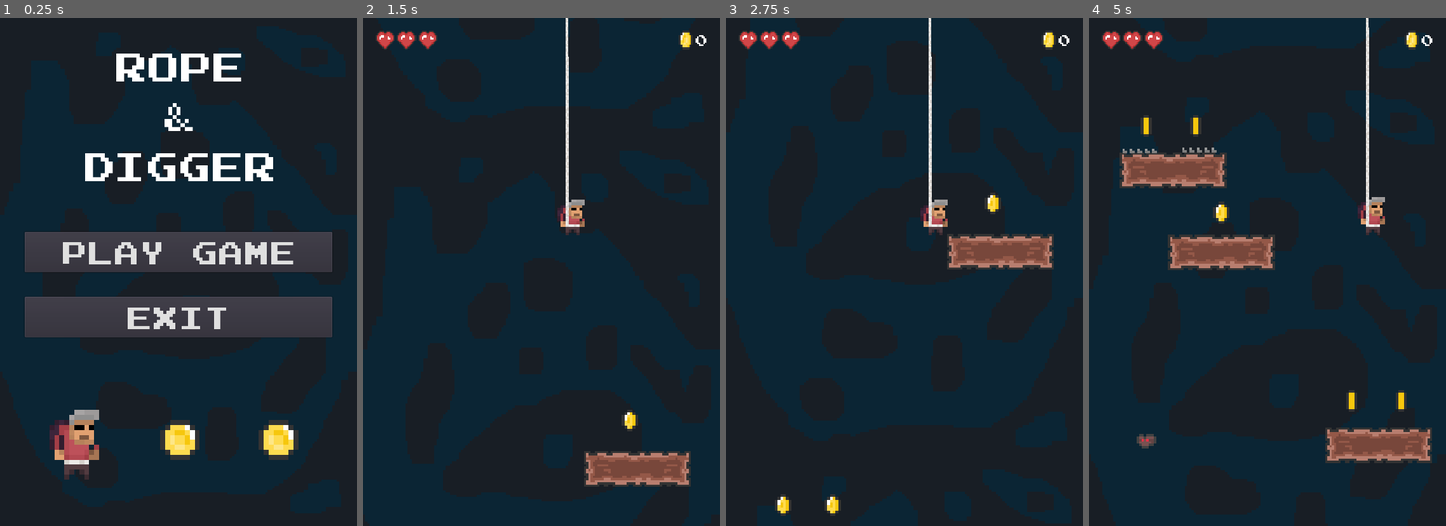
Above: before the commit, frames 1-4 (left to right).
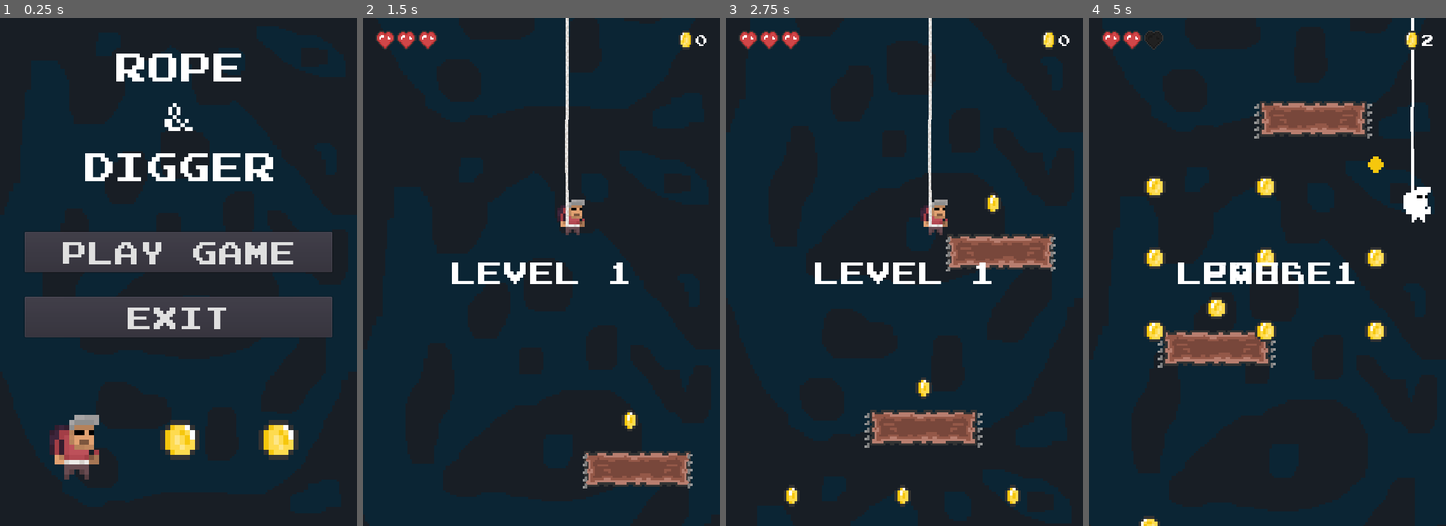
Above: after the commit, the same moments.

Repository: drxwat/rope-and-digger-game
Game: Godot game, scene res://level/start-screen/StartScreen.tscn
The game is run twice, just before and just after one commit, with the same random seed, the same clock (stepped at 60 frames per second) and the same inputs. Sound files missing from this copy of the repository are replaced by a short silence.
Inputs (mouse positions are in pixels of both pictures, inside the frame that each line leads up to):
- Up to frame 1 (0.25 s): no input
- Up to frame 2 (1.5 s): click "PLAY GAME" at 0.5 s; move the mouse to (620, 246) at 1.27 s; hold D (move_right) from 1.28 s (still down); click (620, 246) at 1.42 s
- Up to frame 3 (2.75 s): keep holding D (move_right); move the mouse to (833, 297) at 2.02 s
- Up to frame 4 (5 s): move the mouse to (1303, 160) at 2.77 s; release D (move_right) at 2.78 s; hold A (move_left) 2.78-3.53 s; move the mouse to (1249, 373) at 3.52 s; hold D (move_right) from 3.53 s (still down); click (1249, 373) at 3.67 s; move the mouse to (1374, 348) at 4.27 s; tap Escape (ui_cancel) at 4.9 s

The runs differ from the first frame. In frame 1, 1.1% of the frame differs, in the area x 13-79%, y 77-91%; in frame 2, 1.1%; in frame 3, 4.1%; in frame 4, 15%, in the area x 8-97%, y 0-100%.

Commit message:
balance changes

Diff:
--- a/core/Global.gd
+++ b/core/Global.gd
@@ -31,7 +31,7 @@
 	get_tree().paused = show_pause_sceen
 
 func start_new_game():
-	is_game_started = true
+	var is_game_started = false
 	goto_scene(game_scene)
 
 func exit_game():
--- a/core/coin/Coin.tscn
+++ b/core/coin/Coin.tscn
@@ -80,7 +80,7 @@
 scale = Vector2( 5.5, 5.5 )
 frames = SubResource( 14 )
 animation = "idle"
-frame = 3
+frame = 1
 playing = true
 
 [node name="PickUpPlayer" type="AudioStreamPlayer" parent="."]
--- /dev/null
+++ b/core/coin/CoinPattern.gd
@@ -0,0 +1,4 @@
+extends Node2D
+
+func on_screen_exited():
+	queue_free()
--- /dev/null
+++ b/core/coin/pattern-1/CoinPattern1.tscn
@@ -0,0 +1,32 @@
+[gd_scene load_steps=3 format=2]
+
+[ext_resource path="res://core/coin/Coin.tscn" type="PackedScene" id=1]
+[ext_resource path="res://core/coin/CoinPattern.gd" type="Script" id=2]
+
+[node name="CoinPattern1" type="Node2D"]
+script = ExtResource( 2 )
+
+[node name="Coin" parent="." instance=ExtResource( 1 )]
+position = Vector2( 72.7326, 52.3251 )
+
+[node name="Coin2" parent="." instance=ExtResource( 1 )]
+position = Vector2( 159.63, 167.157 )
+
+[node name="Coin3" parent="." instance=ExtResource( 1 )]
+position = Vector2( 245.039, 265.084 )
+
+[node name="Coin4" parent="." instance=ExtResource( 1 )]
+position = Vector2( 336.38, 355.001 )
+
+[node name="Coin5" parent="." instance=ExtResource( 1 )]
+position = Vector2( 419.14, 457.391 )
+
+[node name="Coin6" parent="." instance=ExtResource( 1 )]
+position = Vector2( 518.836, 557.106 )
+
+[node name="Coin7" parent="." instance=ExtResource( 1 )]
+position = Vector2( 616.72, 672.856 )
+
+[node name="VisibilityNotifier2D" type="VisibilityNotifier2D" parent="."]
+rect = Rect2( 0, 0, 720, 720 )
+[connection signal="screen_exited" from="VisibilityNotifier2D" to="." method="on_screen_exited"]
--- /dev/null
+++ b/core/coin/pattern-2/CoinPattern2.tscn
@@ -0,0 +1,38 @@
+[gd_scene load_steps=3 format=2]
+
+[ext_resource path="res://core/coin/Coin.tscn" type="PackedScene" id=1]
+[ext_resource path="res://core/coin/CoinPattern.gd" type="Script" id=2]
+
+[node name="CoinPattern2" type="Node2D"]
+script = ExtResource( 2 )
+
+[node name="Coin" parent="." instance=ExtResource( 1 )]
+position = Vector2( 132.936, 70.7107 )
+
+[node name="Coin2" parent="." instance=ExtResource( 1 )]
+position = Vector2( 132.936, 214.196 )
+
+[node name="Coin3" parent="." instance=ExtResource( 1 )]
+position = Vector2( 132.936, 361.504 )
+
+[node name="Coin4" parent="." instance=ExtResource( 1 )]
+position = Vector2( 356.615, 70.7107 )
+
+[node name="Coin5" parent="." instance=ExtResource( 1 )]
+position = Vector2( 356.615, 214.196 )
+
+[node name="Coin6" parent="." instance=ExtResource( 1 )]
+position = Vector2( 356.615, 361.504 )
+
+[node name="Coin7" parent="." instance=ExtResource( 1 )]
+position = Vector2( 578.611, 70.7107 )
+
+[node name="Coin8" parent="." instance=ExtResource( 1 )]
+position = Vector2( 578.611, 214.196 )
+
+[node name="Coin9" parent="." instance=ExtResource( 1 )]
+position = Vector2( 578.611, 361.504 )
+
+[node name="VisibilityNotifier2D" type="VisibilityNotifier2D" parent="."]
+rect = Rect2( 0, 0, 720, 500 )
+[connection signal="screen_exited" from="VisibilityNotifier2D" to="." method="on_screen_exited"]
--- /dev/null
+++ b/core/cristall/Cristall.gd
@@ -0,0 +1,7 @@
+extends StaticBody2D
+class_name Cristall
+
+func pick_up():
+	$PickUpPlayer.play()
+	yield($PickUpPlayer, "finished")
+	queue_free()
--- /dev/null
+++ b/core/cristall/Cristall.tscn
@@ -0,0 +1,69 @@
+[gd_scene load_steps=15 format=2]
+
+[ext_resource path="res://assets/crystal.png" type="Texture" id=1]
+[ext_resource path="res://assets/sfx_and_music/pickup_Coin.wav" type="AudioStream" id=2]
+[ext_resource path="res://core/cristall/Cristall.gd" type="Script" id=3]
+
+[sub_resource type="CircleShape2D" id=11]
+radius = 30.0
+
+[sub_resource type="AtlasTexture" id=1]
+atlas = ExtResource( 1 )
+region = Rect2( 0, 0, 16, 16 )
+
+[sub_resource type="AtlasTexture" id=2]
+atlas = ExtResource( 1 )
+region = Rect2( 16, 0, 16, 16 )
+
+[sub_resource type="AtlasTexture" id=3]
+atlas = ExtResource( 1 )
+region = Rect2( 32, 0, 16, 16 )
+
+[sub_resource type="AtlasTexture" id=4]
+atlas = ExtResource( 1 )
+region = Rect2( 48, 0, 16, 16 )
+
+[sub_resource type="AtlasTexture" id=5]
+atlas = ExtResource( 1 )
+region = Rect2( 64, 0, 16, 16 )
+
+[sub_resource type="AtlasTexture" id=6]
+atlas = ExtResource( 1 )
+region = Rect2( 80, 0, 16, 16 )
+
+[sub_resource type="AtlasTexture" id=7]
+atlas = ExtResource( 1 )
+region = Rect2( 0, 16, 16, 16 )
+
+[sub_resource type="AtlasTexture" id=8]
+atlas = ExtResource( 1 )
+region = Rect2( 16, 16, 16, 16 )
+
+[sub_resource type="AtlasTexture" id=9]
+atlas = ExtResource( 1 )
+region = Rect2( 32, 16, 16, 16 )
+
+[sub_resource type="SpriteFrames" id=10]
+animations = [ {
+"frames": [ SubResource( 1 ), SubResource( 2 ), SubResource( 3 ), SubResource( 4 ), SubResource( 5 ), SubResource( 6 ), SubResource( 7 ), SubResource( 8 ), SubResource( 9 ) ],
+"loop": true,
+"name": "default",
+"speed": 5.0
+} ]
+
+[node name="Cristall" type="StaticBody2D"]
+collision_layer = 4
+collision_mask = 0
+script = ExtResource( 3 )
+
+[node name="CollisionShape2D" type="CollisionShape2D" parent="."]
+shape = SubResource( 11 )
+
+[node name="AnimatedSprite" type="AnimatedSprite" parent="."]
+scale = Vector2( 5, 5 )
+frames = SubResource( 10 )
+frame = 3
+playing = true
+
+[node name="PickUpPlayer" type="AudioStreamPlayer2D" parent="."]
+stream = ExtResource( 2 )
--- a/core/player/Player.gd
+++ b/core/player/Player.gd
@@ -3,6 +3,7 @@
 
 signal coin_collected
 signal hp_changed
+signal dead
 
 export var speed := 300
 export var gravity := 350
@@ -22,12 +23,15 @@
 var coins := 0
 var hp := max_hp
 var take_damage_sfx : AudioStream = preload("res://assets/sfx_and_music/player_Take_Damage.wav")
+var level_up_sfx : AudioStream = preload("res://assets/sfx_and_music/player_Take_PowerUp.wav")
 var is_invulnarable := false
 
 func _ready():
 	emit_signal("hp_changed", hp)
 
 func _physics_process(delta):
+	if hp <= 0:
+		return
 	var move_dir := Vector2(0, gravity)
 	if Input.is_action_pressed("move_left"):
 		move_dir += Vector2(-speed, 0)
@@ -50,6 +54,20 @@
 
 	move_and_slide(move_dir, top_direction)
 
+func die_from_screen():
+	hp = 0
+	emit_signal("hp_changed", 0)
+	die()
+
+func level_up():
+	max_hp += 1
+	hp = max_hp
+	is_invulnarable = true
+	_play_sfx(level_up_sfx)
+	emit_signal("hp_changed", hp)
+	yield($AudioStreamPlayer2D, "finished")
+	is_invulnarable = false
+
 func take_damage():
 	if is_invulnarable:
 		return
@@ -61,11 +79,23 @@
 	var animation_name = yield(animation_player, "animation_finished")
 	if animation_name == "take_damage":
 		is_invulnarable = false
+	if hp <= 0:
+		die()
+
+func die():
+	is_invulnarable = true
+	animation_player.play("die")
+	yield(animation_player, "animation_finished")
+	emit_signal("dead")
 
 func pick_up(body: Node2D):
 	if body is Coin:
 		body.pick_up()
 		coins += 1
+		emit_signal("coin_collected", coins)
+	if body is Cristall:
+		body.pick_up()
+		coins += 10
 		emit_signal("coin_collected", coins)
 
 func _play_sfx(stream: AudioStream):
--- a/core/player/Player.tscn
+++ b/core/player/Player.tscn
@@ -41,7 +41,33 @@
 } ]
 
 [sub_resource type="Animation" id=8]
-resource_name = "take_damage"
+resource_name = "die"
+tracks/0/type = "value"
+tracks/0/path = NodePath("GFX/AnimatedSprite:position")
+tracks/0/interp = 1
+tracks/0/loop_wrap = true
+tracks/0/imported = false
+tracks/0/enabled = true
+tracks/0/keys = {
+"times": PoolRealArray( 0, 1 ),
+"transitions": PoolRealArray( 1, 1 ),
+"update": 0,
+"values": [ Vector2( 0, 0 ), Vector2( 0, 350 ) ]
+}
+tracks/1/type = "value"
+tracks/1/path = NodePath("GFX/Line2D2:position")
+tracks/1/interp = 1
+tracks/1/loop_wrap = true
+tracks/1/imported = false
+tracks/1/enabled = true
+tracks/1/keys = {
+"times": PoolRealArray( 0, 1 ),
+"transitions": PoolRealArray( 1, 1 ),
+"update": 0,
+"values": [ Vector2( 2.23769, -1.02383 ), Vector2( 2.238, 349 ) ]
+}
+
+[sub_resource type="Animation" id=9]
 length = 0.8
 tracks/0/type = "value"
 tracks/0/path = NodePath("GFX:modulate")
@@ -82,7 +108,16 @@
 [node name="Line2D" type="Line2D" parent="GFX"]
 position = Vector2( 2.23769, -1.02383 )
 scale = Vector2( 0.222222, 0.222222 )
-points = PoolVector2Array( -3.534, 25, -2.035, -800 )
+points = PoolVector2Array( -3.534, -150, -2.035, -800 )
+width = 40.0
+default_color = Color( 1, 1, 1, 1 )
+texture = ExtResource( 3 )
+texture_mode = 1
+
+[node name="Line2D2" type="Line2D" parent="GFX"]
+position = Vector2( 2.23769, -1.02383 )
+scale = Vector2( 0.222222, 0.222222 )
+points = PoolVector2Array( -3.534, 25, -2.035, -150 )
 width = 40.0
 default_color = Color( 1, 1, 1, 1 )
 texture = ExtResource( 3 )
@@ -104,5 +139,10 @@
 [node name="AudioStreamPlayer2D" type="AudioStreamPlayer2D" parent="."]
 
 [node name="AnimationPlayer" type="AnimationPlayer" parent="."]
-anims/take_damage = SubResource( 8 )
+anims/die = SubResource( 8 )
+anims/take_damage = SubResource( 9 )
+
+[node name="VisibilityNotifier2D" type="VisibilityNotifier2D" parent="."]
+rect = Rect2( -45, -40, 90, 90 )
 [connection signal="body_entered" from="PickUpArea" to="." method="pick_up"]
+[connection signal="screen_exited" from="VisibilityNotifier2D" to="." method="die_from_screen"]
--- /dev/null
+++ b/core/ui/dead-overlay/DeadOverlay.gd
@@ -0,0 +1,6 @@
+extends CenterContainer
+
+signal restart_game
+
+func on_restart_game():
+	emit_signal("restart_game")
--- /dev/null
+++ b/core/ui/dead-overlay/DeadOverlay.tscn
@@ -0,0 +1,34 @@
+[gd_scene load_steps=3 format=2]
+
+[ext_resource path="res://assets/fonts/fontMainScreen.tres" type="DynamicFont" id=1]
+[ext_resource path="res://core/ui/dead-overlay/DeadOverlay.gd" type="Script" id=2]
+
+[node name="DeadOverlay" type="CenterContainer"]
+anchor_right = 1.0
+anchor_bottom = 1.0
+script = ExtResource( 2 )
+__meta__ = {
+"_edit_use_anchors_": false
+}
+
+[node name="VBoxContainer" type="VBoxContainer" parent="."]
+margin_left = 89.0
+margin_top = 407.0
+margin_right = 631.0
+margin_bottom = 617.0
+custom_constants/separation = 50
+
+[node name="Label" type="Label" parent="VBoxContainer"]
+margin_right = 542.0
+margin_bottom = 77.0
+custom_fonts/font = ExtResource( 1 )
+text = "GAME OVER"
+align = 1
+
+[node name="Restart" type="Button" parent="VBoxContainer"]
+margin_top = 127.0
+margin_right = 542.0
+margin_bottom = 210.0
+custom_fonts/font = ExtResource( 1 )
+text = "PLAY AGAIN"
+[connection signal="pressed" from="VBoxContainer/Restart" to="." method="on_restart_game"]
--- a/core/ui/hp-bar/HPBar.gd
+++ b/core/ui/hp-bar/HPBar.gd
@@ -4,8 +4,13 @@
 var heart_full := preload("res://assets/heart_full.png")
 
 var is_initilized := false
+var max_hp
 
 func _initialize(hp):
+	max_hp = hp
+	for n in get_children():
+		remove_child(n)
+		n.queue_free()
 	for i in range(hp):
 		var texture_rect = TextureRect.new()
 		texture_rect.expand = true
@@ -17,7 +22,7 @@
 	is_initilized = true
 
 func update_health(value):
-	if not is_initilized:
+	if not is_initilized or value > max_hp:
 		_initialize(value)
 	for i in get_child_count():
 		var child = get_child(i)
--- /dev/null
+++ b/core/ui/level-overlay/NewLevelOverLay.tscn
@@ -0,0 +1,18 @@
+[gd_scene load_steps=2 format=2]
+
+[ext_resource path="res://assets/fonts/fontMainScreen.tres" type="DynamicFont" id=1]
+
+[node name="NewLevelOverLay" type="CenterContainer"]
+anchor_right = 1.0
+anchor_bottom = 1.0
+__meta__ = {
+"_edit_use_anchors_": false
+}
+
+[node name="Level" type="Label" parent="."]
+margin_left = 174.0
+margin_top = 473.0
+margin_right = 545.0
+margin_bottom = 550.0
+custom_fonts/font = ExtResource( 1 )
+text = "Level 1"
--- /dev/null
+++ b/core/ui/pause-overlay/PauseOverlay.gd
@@ -0,0 +1,5 @@
+extends Control
+
+
+func _ready():
+	Global.pause_screen = self
--- /dev/null
+++ b/core/ui/pause-overlay/PauseOverlay.tscn
@@ -0,0 +1,27 @@
+[gd_scene load_steps=3 format=2]
+
+[ext_resource path="res://assets/fonts/fontMainScreen.tres" type="DynamicFont" id=1]
+[ext_resource path="res://core/ui/pause-overlay/PauseOverlay.gd" type="Script" id=2]
+
+[node name="PauseOverlay" type="Control"]
+anchor_right = 1.0
+anchor_bottom = 1.0
+script = ExtResource( 2 )
+__meta__ = {
+"_edit_use_anchors_": false
+}
+
+[node name="CenterContainer" type="CenterContainer" parent="."]
+anchor_right = 1.0
+anchor_bottom = 1.0
+__meta__ = {
+"_edit_use_anchors_": false
+}
+
+[node name="Label" type="Label" parent="CenterContainer"]
+margin_left = 227.0
+margin_top = 473.0
+margin_right = 492.0
+margin_bottom = 550.0
+custom_fonts/font = ExtResource( 1 )
+text = "PAUSE"
--- a/level/main-level/MainLevel.gd
+++ b/level/main-level/MainLevel.gd
@@ -1,19 +1,41 @@
 extends Node2D
 
-export var platform_spawn_time := 3
 export var spikes_probability := 0.3
+export var side_spikes_probability := 0.1
 export var mooving_platform_probability := 0.4
 export var platform_speed_range := Vector2(150, 350)
+export var platform_spawn_distance := 450.0
+export var pattern_spawn_distance := 1500.0
+export var bat_timeout := 6
 
 onready var bg1 : Background = $Backgrounds/Background1
 onready var bottom_bg : Background = $Backgrounds/Background3
 onready var platforms_container := $Platforms
 onready var player := $Player
+onready var bat_timer := $Timers/BatTimer
+
+var complexity_change = {
+	"spikes_probability": 0.1,
+	"side_spikes_probability": 0.1,
+	"mooving_platform_probability": 0.05,
+	"platform_speed_range": Vector2(50, 50),
+	"platform_spawn_distance": -30,
+	"bat_timeout": -1,
+	"bat_start_level": 3,
+	"two_bats_start_level": 7,
+}
 
 var bg_height : float = 0
 var bg_width : float = 0
 var player_to_bottom_bg_normal_dist : float = 0
 var rng = RandomNumberGenerator.new()
+var next_platform_y: float
+var next_pattern_y: float
+
+var level := 1
+var coins_level := 50
+var next_coins_level := 100
+var spawn_two_bats := false
 
 enum PlatfromsTypes { SIMPLE }
 
@@ -21,27 +43,109 @@
 	PlatfromsTypes.SIMPLE: preload("res://core/platforms/platform-simple/PlatformSimple.tscn")
 }
 var coin_scene = preload("res://core/coin/Coin.tscn")
+var cristall_scene = preload("res://core/cristall/Cristall.tscn")
 var spikes_scene = preload("res://core/spikes/Spikes.tscn")
 var bat_sceene = preload("res://core/bat/Bat.tscn")
 
+var coin_patterns = {
+	0: preload("res://core/coin/pattern-1/CoinPattern1.tscn"),
+	1: preload("res://core/coin/pattern-2/CoinPattern2.tscn")
+}
+
 func _ready():
+	Global.is_game_started = true
 	rng.randomize()
+	$Timers/BatTimer.wait_time = bat_timeout
 	bg_height = $Backgrounds/Background1.texture.get_size().y * $Backgrounds/Background1.scale.y
 	bg_width =  $Backgrounds/Background1.texture.get_size().x * $Backgrounds/Background1.scale.x
 	player_to_bottom_bg_normal_dist = bottom_bg.position.y - player.position.y
-	$Timers/PlatformTimer.wait_time = platform_spawn_time
-
+
+func _physics_process(delta):
+	if player.position.y >= next_platform_y:
+		spawn_platform()
+		next_platform_y = player.position.y + platform_spawn_distance
+
+	if player.position.y >= next_pattern_y:
+		spawn_coin_pattern()
+		next_pattern_y = player.position.y + pattern_spawn_distance
+
+
+func check_for_level_up(coins):
+	if coins >= coins_level:
+		level += 1
+		level_up_player()
+		increese_complexity()
+		show_level_overlay()
+
+#var complexity_change = {
+#	"spikes_probability": 0.1,
+#	"side_spikes_probability": 0.1,
+#	"mooving_platform_probability": 0.05,
+#	"platform_speed_range": 50,
+#	"platform_spawn_distance": -30,
+#	"bat_timeout": -0.5,
+#	"bat_start_level": 3,
+#	"two_bats_start_level": 7,
+#}
+
+func increese_complexity():
+	spikes_probability += complexity_change.spikes_probability
+	side_spikes_probability += complexity_change.side_spikes_probability
+	mooving_platform_probability += complexity_change.mooving_platform_probability
+	platform_speed_range += complexity_change.platform_speed_range
+	platform_spawn_distance += complexity_change.platform_spawn_distance
+	if level >= complexity_change.bat_start_level:
+		bat_timer.wait_time += complexity_change.bat_timeout
+		bat_timer.start()
+	if level >= complexity_change.two_bats_start_level:
+		spawn_two_bats = true
+
+func show_level_overlay():
+	pass
+
+func level_up_player():
+	var next_fibonacci = coins_level + next_coins_level
+	coins_level = next_coins_level
+	next_coins_level = next_fibonacci
+	player.level_up()
+	increese_complexity()
+
+func show_game_over():
+	$CanvasLayer/DeadOverlay.show()
+	get_tree().paused = true
+
+func restart_level():
+	get_tree().paused = false
+	Global.start_new_game()
 
 func move_bg_to_bottom(background: Background):
 	background.position.y += 3 * bg_height
 	bottom_bg = background
 
+func spawn_coin_pattern():
+	var pattern_i = rng.randi_range(0, 1)
+	var pattern = coin_patterns[pattern_i].instance()
+	var distance_to_player = bottom_bg.position.y - player.position.y
+	var margin_bottom = player_to_bottom_bg_normal_dist - distance_to_player
+	var pattern_y_position = margin_bottom + bottom_bg.position.y
+	pattern.position = Vector2(0, pattern_y_position)
+	add_child(pattern)
+
 func spawn_platform():
 	var platform = _place_random_platrom()
-	_place_coin_on_platform(platform)
-	_place_spikes_on_platform(platform)
+	var has_spikes = _place_spikes_on_platform(platform)
+	if has_spikes:
+		_place_cristall_on_platform(platform)
+	else:
+		_place_coin_on_platform(platform)
+	_place_side_spikes_on_platform(platform)
 
 func spawn_bat():
+	_place_bat()
+	if spawn_two_bats:
+		_place_bat()
+
+func _place_bat():
 	var bat = bat_sceene.instance()
 	var y_position = get_viewport().size.y
 	bat.gravity = player.gravity - 100
@@ -55,7 +159,9 @@
 	platform.is_mooving = rng.randf_range(0, 1) > mooving_platform_probability
 	var distance_to_player = bottom_bg.position.y - player.position.y
 	var margin_bottom = player_to_bottom_bg_normal_dist - distance_to_player
-	var platform_y_position = margin_bottom + bottom_bg.position.y
+	var platform_spawn_deviation = platform_spawn_distance / 3.0
+	var platform_y_deviation = rng.randf_range(-platform_spawn_deviation, platform_spawn_deviation)
+	var platform_y_position = margin_bottom + bottom_bg.position.y + platform_y_deviation
 	platform.position = Vector2(0, platform_y_position)
 	platforms_container.add_child(platform)
 	var margin_side = platform.width / 2
@@ -63,20 +169,36 @@
 	return platform
 
 func _place_coin_on_platform(platform: Node2D):
-	var coins_amount = rng.randi_range(0, 1)
-	if coins_amount == 0:
-		return
 	var coin = coin_scene.instance()
 	platform.add_child(coin)
 	coin.position = Vector2(0, -80)
 
-func _place_spikes_on_platform(platform: Node2D):
+func _place_cristall_on_platform(platform: Node2D):
+	var cristall = cristall_scene.instance()
+	platform.add_child(cristall)
+	cristall.position = Vector2(0, -80)
+
+func _place_spikes_on_platform(platform: Node2D) -> bool:
 	var place_spikes = rng.randf_range(0, 1) <= spikes_probability
+	if not place_spikes:
+		return false
+	var spikes1 = spikes_scene.instance()
+	var spikes2 = spikes_scene.instance()
+	platform.add_child(spikes1)
+	platform.add_child(spikes2)
+	spikes1.position = Vector2(-platform.width / 4, -35)
+	spikes2.position = Vector2(platform.width / 4, -35)
+	return true
+
+func _place_side_spikes_on_platform(platform: Node2D):
+	var place_spikes = rng.randf_range(0, 1) <= side_spikes_probability
 	if not place_spikes:
 		return
 	var spikes1 = spikes_scene.instance()
 	var spikes2 = spikes_scene.instance()
 	platform.add_child(spikes1)
 	platform.add_child(spikes2)
-	spikes1.position = Vector2(-platform.width / 4, -35)
-	spikes2.position = Vector2(platform.width / 4, -35)
+	spikes1.position = Vector2(-platform.width / 2, 5)
+	spikes1.rotation_degrees = -90
+	spikes2.position = Vector2(platform.width / 2, 5)
+	spikes2.rotation_degrees = 90
--- a/level/main-level/MainLevel.tscn
+++ b/level/main-level/MainLevel.tscn
@@ -7,14 +7,25 @@
 [ext_resource path="res://core/background/Background.tscn" type="PackedScene" id=5]
 [ext_resource path="res://core/ui/hud/HUD.tscn" type="PackedScene" id=6]
 [ext_resource path="res://core/spikes/Spikes.tscn" type="PackedScene" id=7]
+[ext_resource path="res://core/ui/pause-overlay/PauseOverlay.tscn" type="PackedScene" id=8]
+[ext_resource path="res://core/ui/dead-overlay/DeadOverlay.tscn" type="PackedScene" id=9]
+[ext_resource path="res://core/ui/level-overlay/NewLevelOverLay.tscn" type="PackedScene" id=10]
 
 [node name="MainLevel" type="Node2D"]
 script = ExtResource( 1 )
-platform_spawn_time = 2
 
 [node name="CanvasLayer" type="CanvasLayer" parent="."]
 
 [node name="HUD" parent="CanvasLayer" instance=ExtResource( 6 )]
+
+[node name="PauseOverlay" parent="CanvasLayer" instance=ExtResource( 8 )]
+visible = false
+
+[node name="DeadOverlay" parent="CanvasLayer" instance=ExtResource( 9 )]
+pause_mode = 2
+visible = false
+
+[node name="NewLevelOverLay" parent="CanvasLayer" instance=ExtResource( 10 )]
 
 [node name="Backgrounds" type="Node2D" parent="."]
 
@@ -34,45 +45,27 @@
 [node name="Coin2" parent="Platforms/PlatformSimple2" instance=ExtResource( 3 )]
 position = Vector2( -15.3423, -97.5503 )
 
-[node name="PlatformSimple3" parent="Platforms" instance=ExtResource( 4 )]
-position = Vector2( 169.919, 2338.95 )
+[node name="Spikes" parent="Platforms/PlatformSimple2" instance=ExtResource( 7 )]
+position = Vector2( 100, 5 )
+rotation = 1.5708
 
-[node name="Coin3" parent="Platforms/PlatformSimple3" instance=ExtResource( 3 )]
-position = Vector2( -54.2986, -89.459 )
-
-[node name="Coin4" parent="Platforms/PlatformSimple3" instance=ExtResource( 3 )]
-position = Vector2( 45.5677, -89.4595 )
-
-[node name="Spikes" parent="Platforms/PlatformSimple3" instance=ExtResource( 7 )]
-position = Vector2( -67.268, -33.2188 )
-
-[node name="Spikes2" parent="Platforms/PlatformSimple3" instance=ExtResource( 7 )]
-position = Vector2( 53.15, -35 )
-
-[node name="PlatformSimple4" parent="Platforms" instance=ExtResource( 4 )]
-position = Vector2( 584.582, 2892.94 )
-
-[node name="Coin3" parent="Platforms/PlatformSimple4" instance=ExtResource( 3 )]
-position = Vector2( -54.2986, -89.459 )
-
-[node name="Coin4" parent="Platforms/PlatformSimple4" instance=ExtResource( 3 )]
-position = Vector2( 45.5677, -89.4595 )
+[node name="Spikes2" parent="Platforms/PlatformSimple2" instance=ExtResource( 7 )]
+position = Vector2( -100, 5 )
+rotation = -1.5708
 
 [node name="Player" parent="." instance=ExtResource( 2 )]
 position = Vector2( 360.278, 902.884 )
 
 [node name="Timers" type="Node" parent="."]
 
-[node name="PlatformTimer" type="Timer" parent="Timers"]
-autostart = true
-
 [node name="BatTimer" type="Timer" parent="Timers"]
-wait_time = 3.0
-autostart = true
+wait_time = 6.0
+[connection signal="restart_game" from="CanvasLayer/DeadOverlay" to="." method="restart_level"]
 [connection signal="screen_exited" from="Backgrounds/Background1" to="." method="move_bg_to_bottom"]
 [connection signal="screen_exited" from="Backgrounds/Background2" to="." method="move_bg_to_bottom"]
 [connection signal="screen_exited" from="Backgrounds/Background3" to="." method="move_bg_to_bottom"]
+[connection signal="coin_collected" from="Player" to="." method="check_for_level_up"]
 [connection signal="coin_collected" from="Player" to="CanvasLayer/HUD" method="update_coins_counter"]
+[connection signal="dead" from="Player" to="." method="show_game_over"]
 [connection signal="hp_changed" from="Player" to="CanvasLayer/HUD" method="update_hp"]
-[connection signal="timeout" from="Timers/PlatformTimer" to="." method="spawn_platform"]
 [connection signal="timeout" from="Timers/BatTimer" to="." method="spawn_bat"]
--- a/level/start-screen/StartScreen.tscn
+++ b/level/start-screen/StartScreen.tscn
@@ -133,24 +133,23 @@
 [node name="Char" type="AnimatedSprite" parent="MarginContainer/HBoxContainer"]
 position = Vector2( 99.7747, 800.392 )
 scale = Vector2( 10, 10 )
-frames = SubResource( 3 )
-frame = 1
+frames = SubResource( 4 )
 playing = true
 flip_h = true
 
 [node name="Coin" type="AnimatedSprite" parent="MarginContainer/HBoxContainer"]
 position = Vector2( 312.75, 800.392 )
 scale = Vector2( 10, 10 )
-frames = SubResource( 10 )
-frame = 2
+frames = SubResource( 11 )
+frame = 1
 playing = true
 flip_h = true
 
 [node name="Coin2" type="AnimatedSprite" parent="MarginContainer/HBoxContainer"]
 position = Vector2( 511.817, 800.392 )
 scale = Vector2( 10, 10 )
-frames = SubResource( 10 )
-frame = 2
+frames = SubResource( 11 )
+frame = 1
 playing = true
 flip_h = true
 
--- a/project.godot
+++ b/project.godot
@@ -19,6 +19,11 @@
 "language": "GDScript",
 "path": "res://core/coin/Coin.gd"
 }, {
+"base": "StaticBody2D",
+"class": "Cristall",
+"language": "GDScript",
+"path": "res://core/cristall/Cristall.gd"
+}, {
 "base": "KinematicBody2D",
 "class": "Player",
 "language": "GDScript",
@@ -27,6 +32,7 @@
 _global_script_class_icons={
 "Background": "",
 "Coin": "",
+"Cristall": "",
 "Player": ""
 }
 
@@ -44,7 +50,6 @@
 
 window/size/width=720
 window/size/height=1024
-window/size/fullscreen=true
 window/handheld/orientation="portrait"
 window/stretch/mode="2d"
 window/stretch/aspect="keep_width"
Binary file added: assets/crystal.png
Not shown, added: assets/crystal.png.import
Binary file changed: assets/digger_Land.png
Binary file changed: assets/digger_Run.png
Not shown: 1 places in core/player/Player.tscn that only renumber resources
Not shown, changed: export_presets.cfg
Not shown: 1 places in level/main-level/MainLevel.tscn that only renumber resources
Not shown: 4 places in level/start-screen/StartScreen.tscn that only renumber resources
